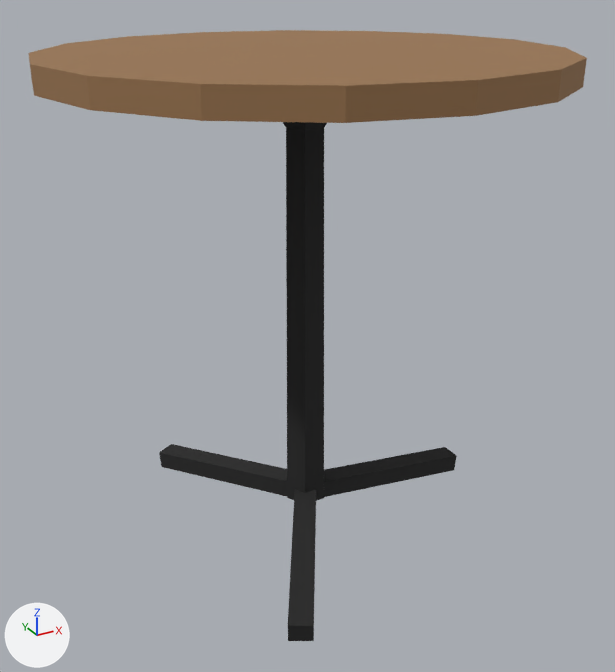
A saved change to the glTF model games/yorimichi/assets/belmonte/meshes/SM_BM_BP_CafeTable.glb.
Both versions are drawn from a camera (50 mm lens) standing at (-0.575, -1.051, 0.848) and looking at (-0.006, -0.017, 0.331). The axes (+X, +Y, +Z) are drawn at lower left. The lights are the same throughout. The picture after the commit comes second. Vertices at exactly the same position are counted once.

In view in the first picture: 'SM_BM_BP_CafeTable'.
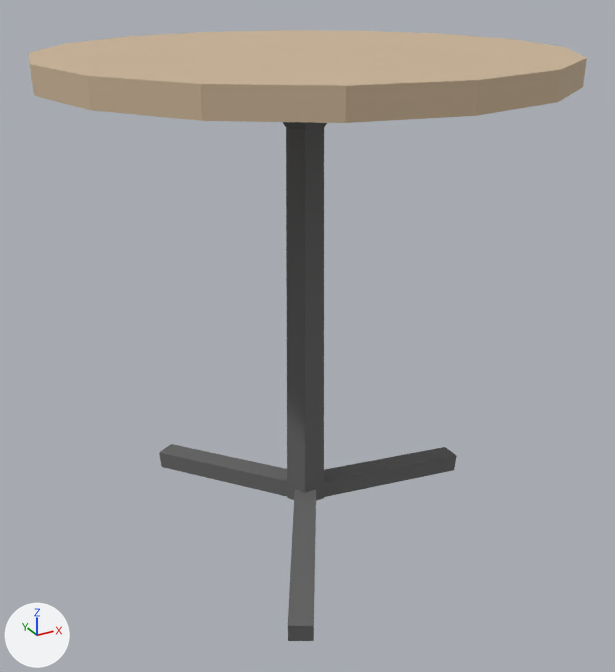
Boxes (x1, y1, x2, y2) around the edits, measured in the pictures (615 x 672 px):
```json
{"part": 1, "of": "me_sm_bp_cafetable", "change": "recoloured", "before": [28, 30, 587, 123], "after": [28, 30, 587, 123], "on screen": "brown to beige"}
{"part": 2, "of": "me_sm_bp_cafetable", "change": "recoloured", "before": [159, 122, 457, 641], "after": [159, 122, 457, 641], "on screen": "black to dark grey"}
```

The change, as JSON lines over the scene's bpy script:
```json
{"block": "me_sm_bp_cafetable", "where": "me_sm_bp_cafetable.from_pydata(...)  # 76 vertices, 124 faces; spans x -0.36..0.36, y -0.36..0.36, z 0.0..0.74"}
{"block": "me_sm_bp_cafetable", "where": "# used by ob_sm_bm_bp_cafetable; location = (0.0, 0.0, 0.0)"}
{"block": "me_sm_bp_cafetable", "change": "me_sm_bp_cafetable part 1: 64 faces centred in x -0.351..0.351, y -0.351..0.351, z 0.705..0.74 are repainted in the vertex colours; the middle colour goes from brown #99744f to beige #cbb497"}
{"block": "me_sm_bp_cafetable", "change": "me_sm_bp_cafetable part 2: 60 faces centred in x -0.155..0.301, y -0.262..0.262, z 0.01..0.68 are repainted in the vertex colours; the middle colour goes from black #212121 to dark grey #656565"}
```
